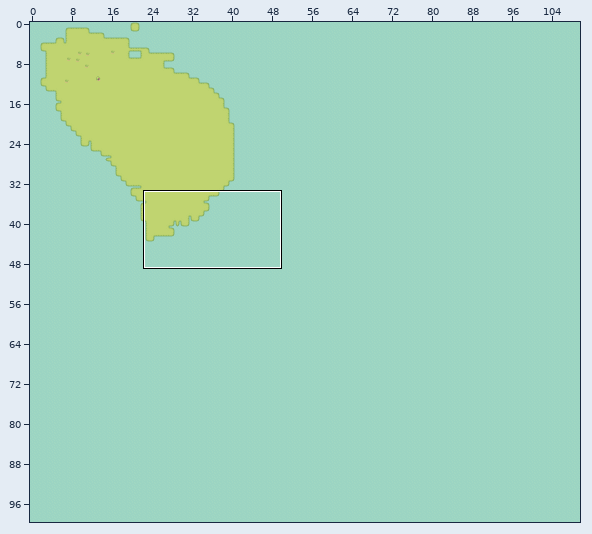
A Tiled map gets an edit: world/tmx/world_map.tmx. The picture above shows the old version from afar; the outline marks the close-up.
Close-up. The starting point:
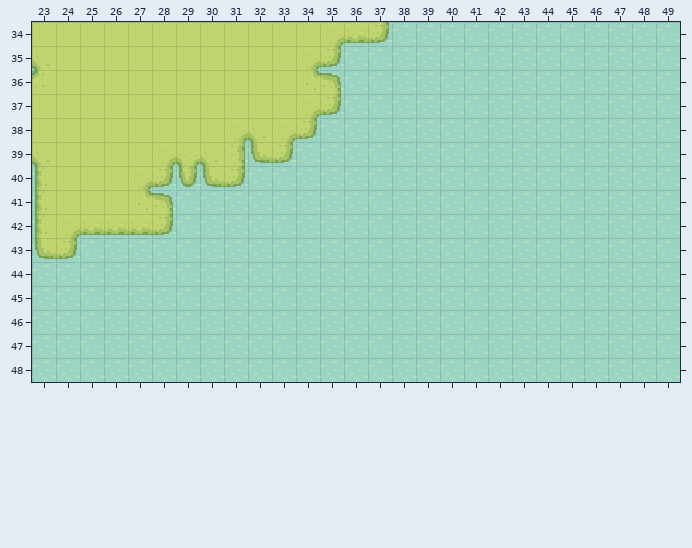
Cells are 16x16 px. Shown: x 23..49, y 34..48. The commit also changed other parts of the map, which this record leaves out.
Now the later version:
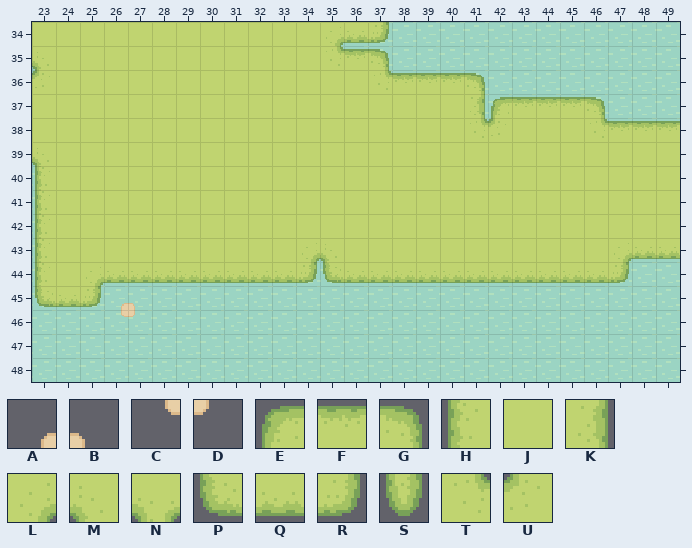
Key: from "dirt": A 0, B 2, C 22, D 24; from "grass": E 0, F 1, G 2, H 11, J 12, K 13, L 16, M 17, N 19, P 22, Q 23, R 24, S 25, T 27, U 28.
_ is an empty cell.
Tiles of an added or newly shown layer are drawn over the layers below it.
From old to new:
Layer "Ground":
Tile E now appears in row 37 at x 42.
Tile F now appears in row 35 at x 36; in row 36 at x 38 to 40; in row 37 at x 43 to 45; in row 38 at x 47 to 49.
Tile G now appears in row 35 at x 37; in row 36 at x 41; in row 37 at x 46.
The author changed tile P to tile H in row 43 at x 23.
Tile H now appears in row 44 at x 23.
The author changed tile G to tile J in row 36 at x 35; in row 41 at x 28.
The author changed tile K to tile J in row 39 at x 31.
The author changed tile L to tile J in row 35 at x 34; in row 37 at x 34; in row 38 at x 31 and 33; in row 39 at x 28; in row 40 at x 27; in row 42 at x 24.
The author changed tile M to tile J in row 38 at x 32; in row 39 at x 30.
The author changed tile N to tile J in row 39 at x 29.
The author changed tile P to tile J in row 39 at x 32; in row 40 at x 30.
The author changed tile Q to tile J in row 42 at x 25 to 27.
The author changed tile R to tile J in row 37 at x 35; in row 38 at x 34; in row 39 at x 33; in row 40 at x 28 and 31; in row 42 at x 28; in row 43 at x 24.
The author changed tile S to tile J in row 40 at x 29.
The author changed tile T to tile J in row 36 at x 34; in row 41 at x 27.
Tile J now appears in row 36 at x 36; in row 37 at x 36 to 40; in row 38 at x 35 to 40 and 43 to 45; in row 39 at x 34 to 49; in row 40 at x 32 to 49; in rows 41 to 42 at x 29 to 49.
Tile J now appears in row 43 at x 25 to 33 and 36 to 46; in row 44 at x 24.
Tile K now appears in row 37 at x 41.
Tile L now appears in row 43 at x 34 and 47; in row 44 at x 25.
Tile M now appears in row 43 at x 35.
Tile P now appears in row 44 at x 35; in row 45 at x 23.
Tile Q now appears in row 43 at x 48 to 49; in row 44 at x 26 to 33 and 36 to 46; in row 45 at x 24.
Tile R now appears in row 44 at x 34 and 47; in row 45 at x 25.
The author changed tile R to tile T in row 35 at x 35.
Tile T now appears in row 36 at x 37; in row 38 at x 41 and 46.
Tile U now appears in row 38 at x 42.
Layer "Dirt" (added):
Tile A now appears in row 45 at x 26.
Tile B now appears in row 45 at x 27.
Tile C now appears in row 46 at x 26.
Tile D now appears in row 46 at x 27.
Where, in picture pixels (left, top, right, bottom), the same in both close-ups:
changed: (35, 46, 680, 317)
